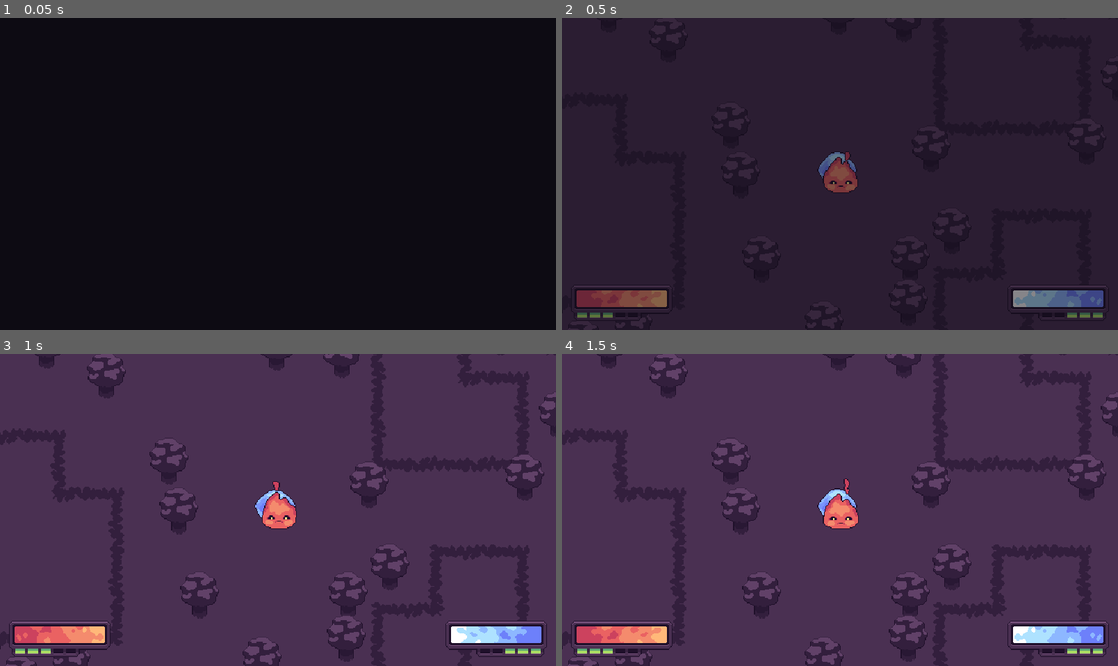
Above: before the commit, frames 1-4 (two rows, left to right).
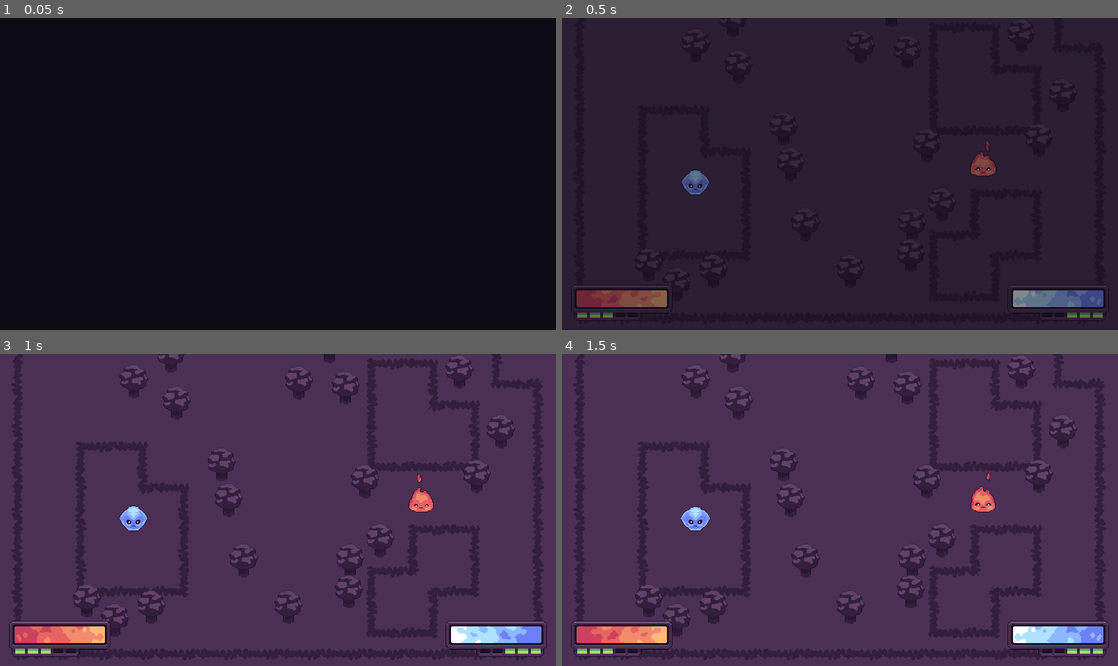
Above: after the commit, the same moments.

Repository: bitbrain/ggj-2022
Game: Godot game, scene res://Game.tscn
Two runs of this game, one before a commit and one after it. Both use one fixed random seed, a clock stepped at 60 frames per second and the inputs below.
Inputs:
- Up to frame 1 (0.05 s): no input
- Up to frame 2 (0.5 s): no input
- Up to frame 3 (1 s): no input
- Up to frame 4 (1.5 s): no input

Frame 1 is identical in both runs. In frame 2, 1.2% of the frame differs, in the area x 21-78%, y 0-79%; in frame 3, 3.7%; in frame 4, 3.7%, in the area x 0-100%, y 0-100%.

Commit message:
add dash sound

Diff:
--- a/godot/Game.tscn
+++ b/godot/Game.tscn
@@ -85,7 +85,7 @@
 [node name="WorldObjects" type="YSort" parent="."]
 
 [node name="Fire" parent="WorldObjects" instance=ExtResource( 1 )]
-position = Vector2( 4, 4 )
+position = Vector2( 190, 3 )
 east_action = "player1_move_east"
 west_action = "player1_move_west"
 south_action = "player1_move_south"
@@ -93,6 +93,7 @@
 charge_action = "player1_charge"
 
 [node name="Frost" parent="WorldObjects" instance=ExtResource( 1 )]
+position = Vector2( -253, 33 )
 PLAYER_TYPE = 1
 east_action = "player2_move_east"
 west_action = "player2_move_west"
--- a/godot/character/Character.gd
+++ b/godot/character/Character.gd
@@ -23,6 +23,7 @@
 onready var FireSprite = $FireSprite
 onready var FrostSprite = $FrostSprite
 onready var ChargerTimer = $Timer
+onready var dash_sound = $DashSound
 
 var velocity = Vector2.ZERO
 var input_vector = Vector2.ZERO
@@ -45,6 +46,7 @@
 		self.energy = self.energy - 1
 		print("Charge used, energy is now "+str(energy))
 		ChargerTimer.start()
+		dash_sound.play()
 
 	if not charging:
 		input_vector.x = Input.get_action_strength(east_action) - Input.get_action_strength(west_action)
--- a/godot/character/Character.tscn
+++ b/godot/character/Character.tscn
@@ -1,8 +1,9 @@
-[gd_scene load_steps=28 format=2]
+[gd_scene load_steps=29 format=2]
 
 [ext_resource path="res://character/Character.gd" type="Script" id=1]
 [ext_resource path="res://character/frost.png" type="Texture" id=2]
 [ext_resource path="res://character/fire.png" type="Texture" id=3]
+[ext_resource path="res://character/dash.ogg" type="AudioStream" id=4]
 
 [sub_resource type="CapsuleShape2D" id=1]
 radius = 4.0
@@ -109,21 +110,24 @@
 collision_layer = 6
 collision_mask = 0
 script = ExtResource( 1 )
+CHARGING_ACCELERATION = 2300.0
+CHARGING_SPEED = 550.0
 
 [node name="CollisionShape2D" type="CollisionShape2D" parent="."]
 rotation = 1.5708
 shape = SubResource( 1 )
 
 [node name="FrostSprite" type="AnimatedSprite" parent="."]
+visible = false
 material = SubResource( 23 )
 frames = SubResource( 11 )
-frame = 5
+frame = 6
 playing = true
 
 [node name="FireSprite" type="AnimatedSprite" parent="."]
 material = SubResource( 22 )
 frames = SubResource( 21 )
-frame = 3
+frame = 4
 playing = true
 
 [node name="Timer" type="Timer" parent="."]
@@ -141,6 +145,13 @@
 [node name="CollisionShape2D" type="CollisionShape2D" parent="Area2D"]
 shape = SubResource( 24 )
 
+[node name="DashSound" type="AudioStreamPlayer2D" parent="."]
+stream = ExtResource( 4 )
+volume_db = -10.0
+max_distance = 1500.0
+attenuation = 2.54912
+bus = "Environment"
+
 [connection signal="timeout" from="Timer" to="." method="_on_ChargeTimer_timeout"]
 [connection signal="timeout" from="EnergyTimer" to="." method="_on_EnergyTimer_timeout"]
 [connection signal="body_entered" from="Area2D" to="." method="_on_Area2D_body_entered"]
--- /dev/null
+++ b/godot/default_bus_layout.tres
@@ -0,0 +1,19 @@
+[gd_resource type="AudioBusLayout" load_steps=2 format=2]
+
+[sub_resource type="AudioEffectReverb" id=1]
+resource_name = "Reverb"
+room_size = 0.36
+damping = 0.32
+spread = 0.67
+dry = 0.69
+wet = 0.29
+
+[resource]
+bus/1/name = "Environment"
+bus/1/solo = false
+bus/1/mute = false
+bus/1/bypass_fx = false
+bus/1/volume_db = 0.0
+bus/1/send = "Master"
+bus/1/effect/0/effect = SubResource( 1 )
+bus/1/effect/0/enabled = true
Not shown, added: godot/character/dash.ogg.import
Not shown, added: godot/character/dash.ogg
